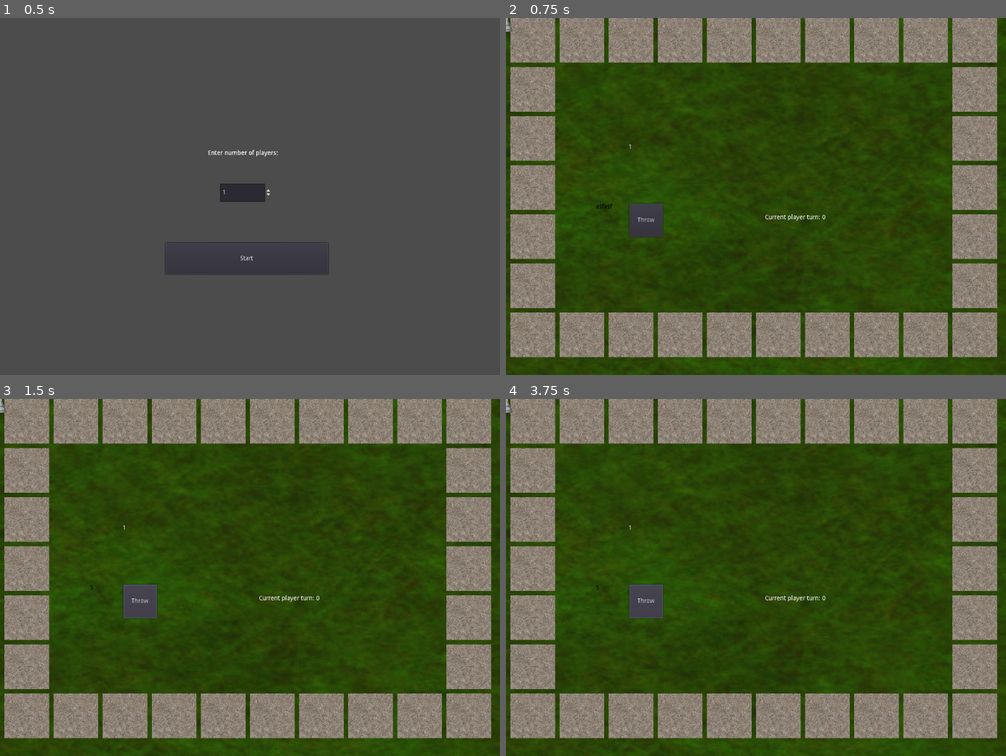
Above: before the commit, frames 1-4 (two rows, left to right).
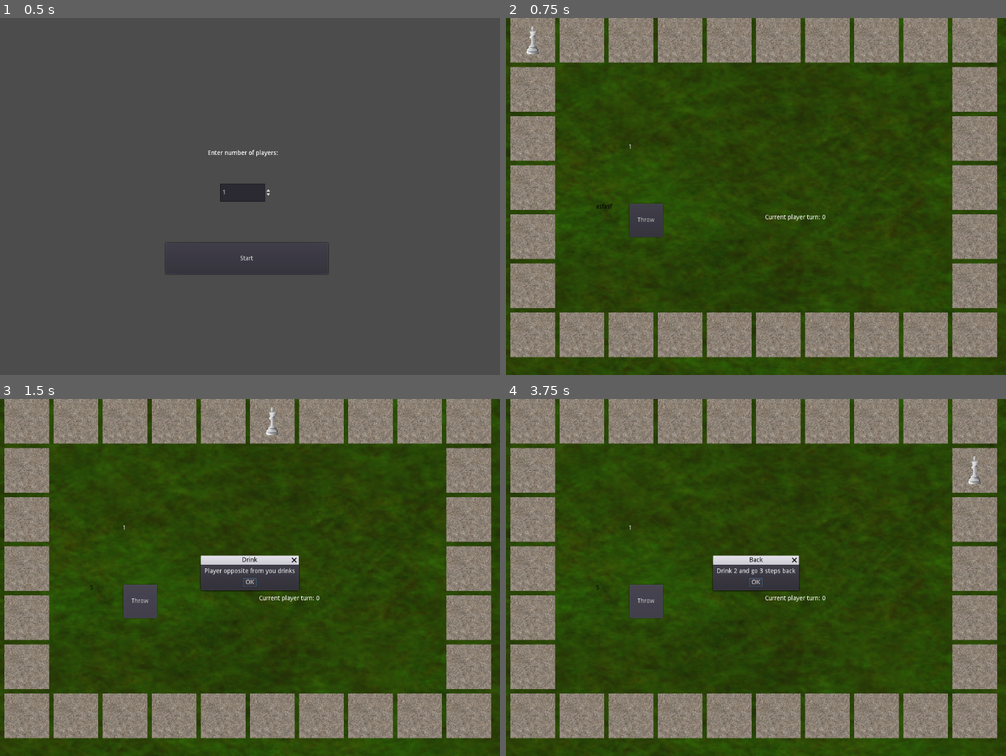
Above: after the commit, the same moments.

Repository: askoki160/angels-of-delta
Game: Godot game, scene res://StartScene.tscn
Two runs of this game, one before a commit and one after it. Both use one fixed random seed, a clock stepped at 60 frames per second and the inputs below.
Inputs:
- Up to frame 1 (0.5 s): no input
- Up to frame 2 (0.75 s): click "Start" at 0.5 s
- Up to frame 3 (1.5 s): click "Throw" at 1.25 s
- Up to frame 4 (3.75 s): click "Start" at 2 s; click "Start" at 2.75 s; click "Throw" at 3.5 s

Frame 1 is identical in both runs. In frame 2, 0.1% of the frame differs, in the area x 0-7%, y 0-11%; in frame 3, 2.1%, in the area x 0-60%, y 0-62%; in frame 4, 1.9%.
Error before the commit: Invalid get index 'BaseField' (on base: 'Nil'). (res://Global.gd:8)
Error after the commit: Invalid call. Nonexistent function 'take_turn' in base 'Reference ()'. (res://MainScene.gd:52)

Commit message:
Added field actions to main scene

Diff:
--- a/MainScene.gd
+++ b/MainScene.gd
@@ -1,9 +1,11 @@
 extends Node2D
 
 onready var global_vars = get_node("/root/Global")
+onready var all_field_actions = global_vars.all_field_actions
 var Player = load("res://Player.tscn")
 
 var state = Utils.PlayerState.new()
+var current_player = null
 
 # Called when the node enters the scene tree for the first time.
 func _ready():
@@ -22,9 +24,38 @@
 
 
 func _on_Dice_dice_thrown(dice_number):
-	var current_player = state.get_current_instance()
-	current_player.take_turn(dice_number)
+	self.current_player = state.get_current_instance()
+	self.current_player.take_turn(dice_number)
+
+func alert(title: String, text: String) -> void:
+	var dialog = AcceptDialog.new()
+	dialog.dialog_text = text
+	dialog.window_title = title
+	dialog.connect('modal_closed', dialog, 'queue_free')
+	add_child(dialog)
+	dialog.popup_centered()
 
 func _on_end_turn():
-	state._next_player()
+	var field_actions = all_field_actions[self.current_player.pos_index]
+	var end_turn = true
+
+	for action in field_actions:
+		print("actions ")
+		print( action.get_id())
+		match action.get_id():
+			'BaseField':
+				print("base")
+				print(action.message)
+				alert(action.message, action.title)
+			'MoveField':
+				alert(action.message, action.title)
+				state.take_turn(action.move_number)
+			'PlayAgainField':
+				alert(action.message, action.title)
+				end_turn = false
+			'MoveStartField':
+				alert(action.message, action.title)
+				self.current_player.set_position(0)
+	if end_turn:
+		state._next_player()
 	$CurrentPlayerTurn.text = "Current player turn: " + str(state.get_current_index())
--- a/Player.gd
+++ b/Player.gd
@@ -4,6 +4,8 @@
 onready var fields = global_vars.fields
 var pos_index = 0
 var init_position_index = 0
+# needed for MoveField depending on dice number
+var last_dice_thrown_number = 0
 
 signal ended_turn
 
@@ -24,14 +26,7 @@
 
 func take_turn(dice_number) -> void:
 	var board_index = (self.pos_index + dice_number) % fields.size()
+	if dice_number > 0:
+		self.last_dice_thrown_number = dice_number
 	set_position(board_index)
 	emit_signal("ended_turn") # Once the turn has finished
-
-
-func alert(text: String, title: String='Message') -> void:
-	var dialog = AcceptDialog.new()
-	dialog.dialog_text = text
-	dialog.window_title = title
-	dialog.connect('modal_closed', dialog, 'queue_free')
-	add_child(dialog)
-	dialog.popup_centered()
--- a/project.godot
+++ b/project.godot
@@ -21,9 +21,9 @@
 
 [autoload]
 
+Utils="*res://Utils.gd"
 Global="*res://Global.gd"
 StartScene="*res://StartScene.tscn"
-Utils="*res://Utils.gd"
 
 [display]
 
